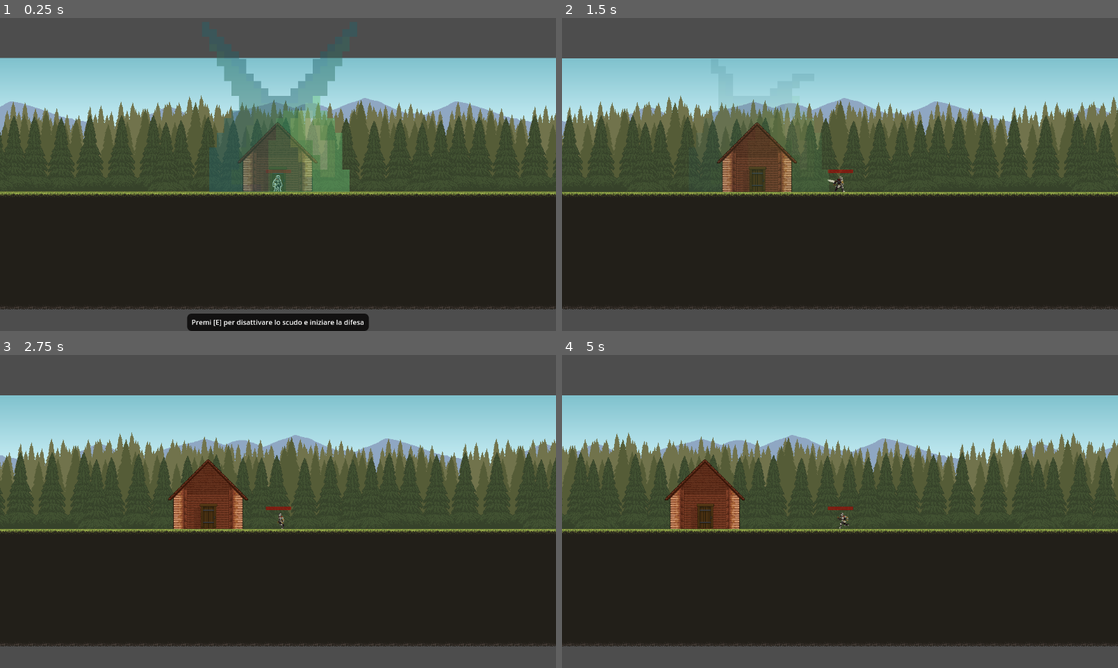
Above: before the commit, frames 1-4 (two rows, left to right).
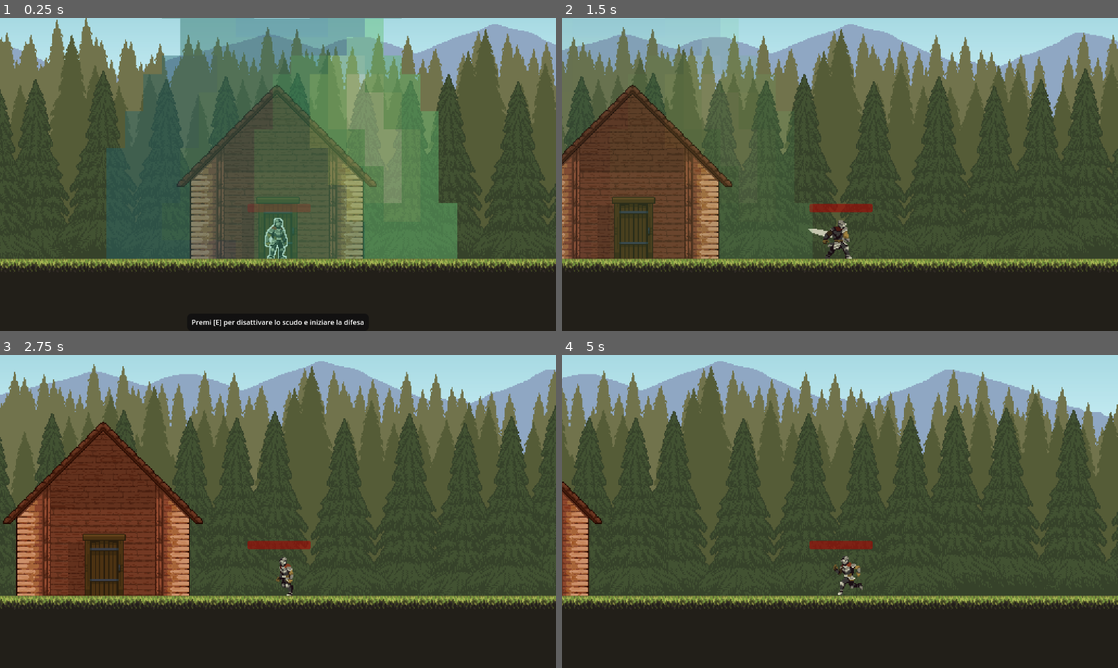
Above: after the commit, the same moments.

Repository: ON1VAS/tesiUni2025
Game: Godot game, scene res://scene/game.tscn
Two runs of this game, one before a commit and one after it. Both use one fixed random seed, a clock stepped at 60 frames per second and the inputs below. The project has no main scene, so this scene is started directly.
Inputs:
- Up to frame 1 (0.25 s): no input
- Up to frame 2 (1.5 s): tap Enter at 0.5 s; hold D (ui_right) from 0.53 s (still down); tap K (attackfast) at 0.6 s; tap E (ui_accept) at 0.77 s; tap L (attackpesant) at 1.35 s
- Up to frame 3 (2.75 s): tap E (ui_accept) at 1.52 s; release D (ui_right) at 2.03 s; hold A (ui_left) from 2.03 s (still down); tap K (attackfast) at 2.1 s
- Up to frame 4 (5 s): release A (ui_left) at 2.78 s; hold D (ui_right) 2.78-4.28 s; tap L (attackpesant) at 2.85, 4.35 s; tap E (ui_accept) at 3.02, 3.77, 4.52 s; tap K (attackfast) at 3.6 s; hold A (ui_left) from 4.28 s (still down)

The runs differ from the first frame. In frame 1, 73% of the frame differs, in the area x 0-100%, y 0-100%; in frame 2, 73%; in frame 3, 74%; in frame 4, 71%.

Commit message:
sistemati slime per wave

Diff:
--- a/scene/game.tscn
+++ b/scene/game.tscn
@@ -3367,10 +3367,7 @@
 [node name="protagonista" parent="." instance=ExtResource("1_5kiuu")]
 position = Vector2(1969, 104)
 
-[node name="Camera2D2" type="Camera2D" parent="protagonista"]
-
 [node name="Camera2D" type="Camera2D" parent="protagonista"]
-visible = false
 position = Vector2(0, -38)
 zoom = Vector2(2.5, 2.5)
 limit_left = 5
--- a/script/enemy_spawner.gd
+++ b/script/enemy_spawner.gd
@@ -15,8 +15,8 @@
 	#enemies.append(preload("res://scene/golem.tscn"))
 	#enemies.append(preload("res://scene/chinghiale.tscn"))
 	#enemies.append(preload("res://provapermodificare/ragno/ragno.tscn"))
-	#enemies.append(preload("res://scene/slime.tscn"))
-	enemies.append(preload("res://scene/golem_pietra.tscn"))
+	enemies.append(preload("res://scene/slime.tscn"))
+	#enemies.append(preload("res://scene/golem_pietra.tscn"))
 
 func _on_timer_timeout() -> void: #loop che spawna i nemici
 	if current_enemies >= max_enemies:
--- a/script/game.gd
+++ b/script/game.gd
@@ -8,7 +8,7 @@
 var can_start = true
 var dialogues = {}
 signal game_started(valore: int) #l'int è la difficoltà
-var incremento_difficolta = 2
+var incremento_difficolta = 2 #aumenta di 1 per ogni wave completata
 var first_wave = true
 
 func _ready():
--- a/script/slime.gd
+++ b/script/slime.gd
@@ -31,6 +31,11 @@
 @onready var collision_shape: CollisionShape2D = $CollisionShape2D
 @onready var ray_front: RayCast2D = $RayCastFront
 @onready var ray_floor: RayCast2D = $RayCastFloor
+
+#servono pe capire quando il nemico è morto e far progredire i progressi della wave
+signal dead
+var death_sig_emitted = 0
+var is_dead = false
 
 func _ready():
 	# Initial configuration
@@ -175,14 +180,22 @@
 	anim.play("idle")
 
 func take_damage(amount: int):
+	if is_dead:
+		return
 	hp -= amount
-	anim.play("hurt")
-
+
+	if hp > 0:
+		anim.play("hurt")
 	if hp <= 0:
-		die()
-	else:
+		set_collision_layer_value(1, false)
+		anim.play("death")
+		set_physics_process(false)
 		await anim.animation_finished
-		anim.play("idle")
+		if death_sig_emitted == 0:
+			print("slime: so morto")
+			dead.emit()
+			death_sig_emitted += 1
+		queue_free()
 
 func die():
 	set_collision_layer_value(1, false)
